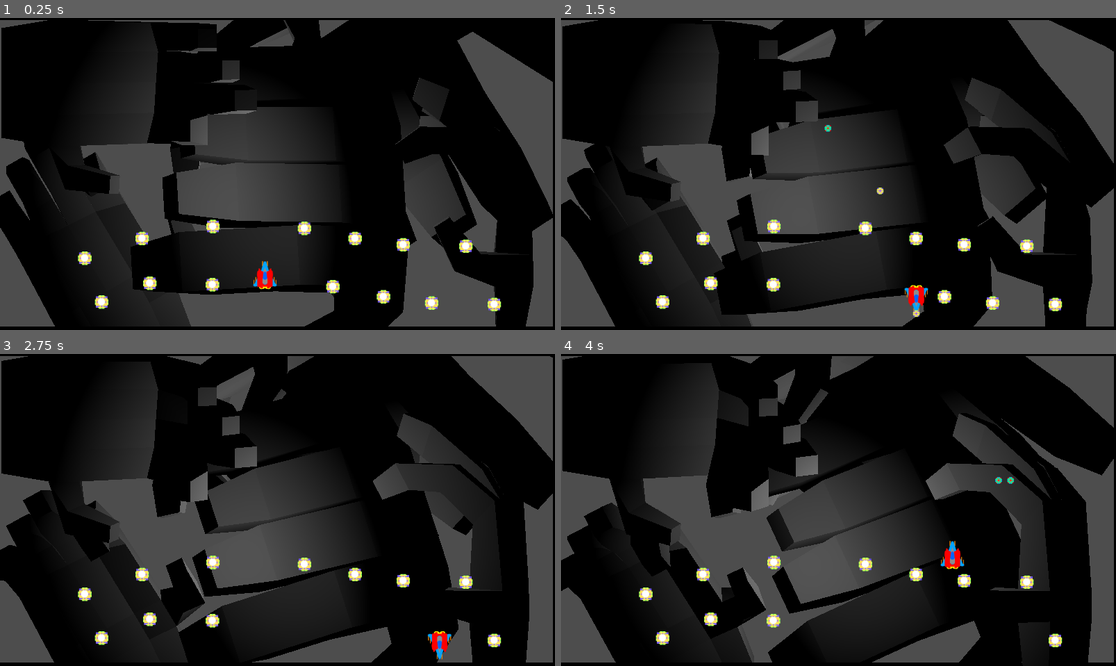
Above: before the commit, frames 1-4 (two rows, left to right).
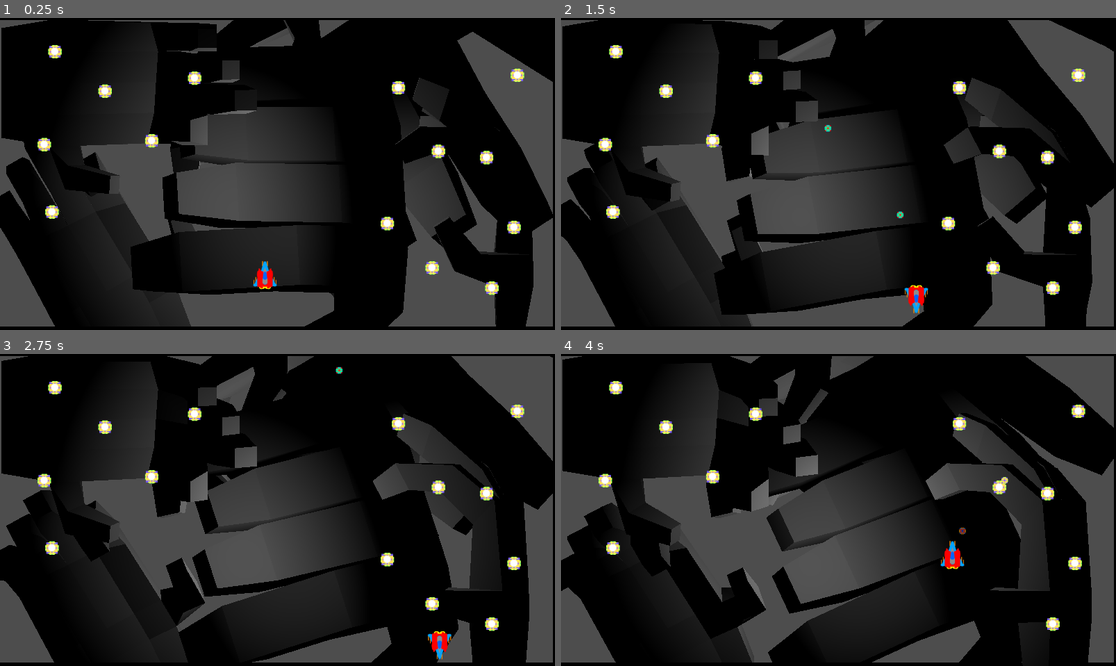
Above: after the commit, the same moments.

Repository: Gamkedo/Godot-Github-Sandbox
Game: Godot game, scene res://MainPlay.tscn
Same seed, same stepped clock (60 frames per second), same inputs: the game is played once before the commit and once after it.
Inputs:
- Up to frame 1 (0.25 s): no input
- Up to frame 2 (1.5 s): hold D (move right) 0.53-1.28 s; hold Space (shoot) 0.53-1.28 s; hold S (move down) from 1.28 s (still down); tap Space (shoot) at 1.35 s
- Up to frame 3 (2.75 s): release S (move down) at 2.03 s; hold D (move right) from 2.03 s (still down); hold Space (shoot) from 2.03 s (still down)
- Up to frame 4 (4 s): release D (move right) at 2.78 s; release Space (shoot) at 2.78 s; hold W (move up) 2.78-3.53 s; tap Space (shoot) at 2.85 s; hold A (move left) from 3.53 s (still down); hold Space (shoot) from 3.53 s (still down)

The runs differ from the first frame. In frame 1, 2.7% of the frame differs, in the area x 6-95%, y 8-94%; in frame 2, 2.7%; in frame 3, 2.4%; in frame 4, 2.3%.

Commit message:
Changed power-up layout
re-located starting power-up/ pick ups on the level. Test commit.

Diff:
--- a/MainPlay.tscn
+++ b/MainPlay.tscn
@@ -11,132 +11,132 @@
 [sub_resource type="RectangleShape2D" id="RectangleShape2D_ioben"]
 size = Vector2(17, 646)
 
-[node name="MainPlay" type="Node2D"]
+[node name="MainPlay" type="Node2D" unique_id=1835705958]
 
-[node name="Player" parent="." instance=ExtResource("1_kdrlo")]
+[node name="Player" parent="." unique_id=1607171277 instance=ExtResource("1_kdrlo")]
 position = Vector2(550, 534)
 
-[node name="Boundaries" type="StaticBody2D" parent="."]
+[node name="Boundaries" type="StaticBody2D" parent="." unique_id=280031885]
 
-[node name="Top" type="CollisionShape2D" parent="Boundaries"]
+[node name="Top" type="CollisionShape2D" parent="Boundaries" unique_id=1857356899]
 position = Vector2(586, 0)
 shape = SubResource("RectangleShape2D_c8lp0")
 
-[node name="Left" type="CollisionShape2D" parent="Boundaries"]
+[node name="Left" type="CollisionShape2D" parent="Boundaries" unique_id=418828798]
 position = Vector2(10, 317)
 shape = SubResource("RectangleShape2D_ioben")
 
-[node name="Right" type="CollisionShape2D" parent="Boundaries"]
+[node name="Right" type="CollisionShape2D" parent="Boundaries" unique_id=1815042575]
 position = Vector2(1171.5, 323)
 shape = SubResource("RectangleShape2D_ioben")
 
-[node name="Bottom" type="CollisionShape2D" parent="Boundaries"]
+[node name="Bottom" type="CollisionShape2D" parent="Boundaries" unique_id=56428248]
 position = Vector2(578, 646)
 shape = SubResource("RectangleShape2D_c8lp0")
 
-[node name="PowerupsTest" type="Node2D" parent="."]
+[node name="PowerupsTest" type="Node2D" parent="." unique_id=51032897]
 
-[node name="Powerup" parent="PowerupsTest" instance=ExtResource("2_4aj01")]
-position = Vector2(442, 433)
+[node name="Powerup" parent="PowerupsTest" unique_id=307557744 instance=ExtResource("2_4aj01")]
+position = Vector2(218, 152)
 
-[node name="Powerup2" parent="PowerupsTest" instance=ExtResource("2_4aj01")]
-position = Vector2(295, 458)
+[node name="Powerup2" parent="PowerupsTest" unique_id=1436776293 instance=ExtResource("2_4aj01")]
+position = Vector2(114, 70)
 
-[node name="Powerup3" parent="PowerupsTest" instance=ExtResource("2_4aj01")]
-position = Vector2(632, 437)
+[node name="Powerup3" parent="PowerupsTest" unique_id=868302097 instance=ExtResource("2_4aj01")]
+position = Vector2(827, 145)
 
-[node name="Powerup4" parent="PowerupsTest" instance=ExtResource("2_4aj01")]
-position = Vector2(737, 458)
+[node name="Powerup4" parent="PowerupsTest" unique_id=540590786 instance=ExtResource("2_4aj01")]
+position = Vector2(910, 277)
 
-[node name="Powerup5" parent="PowerupsTest" instance=ExtResource("2_4aj01")]
-position = Vector2(837, 471)
+[node name="Powerup5" parent="PowerupsTest" unique_id=1561843678 instance=ExtResource("2_4aj01")]
+position = Vector2(1010, 290)
 
-[node name="Powerup6" parent="PowerupsTest" instance=ExtResource("2_4aj01")]
-position = Vector2(967, 474)
+[node name="Powerup6" parent="PowerupsTest" unique_id=2002763540 instance=ExtResource("2_4aj01")]
+position = Vector2(1074, 119)
 
-[node name="Powerup8" parent="PowerupsTest" instance=ExtResource("2_4aj01")]
-position = Vector2(691, 558)
+[node name="Powerup8" parent="PowerupsTest" unique_id=1293524314 instance=ExtResource("2_4aj01")]
+position = Vector2(804, 427)
 
-[node name="Powerup9" parent="PowerupsTest" instance=ExtResource("2_4aj01")]
-position = Vector2(796, 579)
+[node name="Powerup9" parent="PowerupsTest" unique_id=1835471467 instance=ExtResource("2_4aj01")]
+position = Vector2(897, 519)
 
-[node name="Powerup10" parent="PowerupsTest" instance=ExtResource("2_4aj01")]
-position = Vector2(896, 592)
+[node name="Powerup10" parent="PowerupsTest" unique_id=1355556219 instance=ExtResource("2_4aj01")]
+position = Vector2(1021, 561)
 
-[node name="Powerup11" parent="PowerupsTest" instance=ExtResource("2_4aj01")]
-position = Vector2(1026, 595)
+[node name="Powerup11" parent="PowerupsTest" unique_id=1580405899 instance=ExtResource("2_4aj01")]
+position = Vector2(1067, 435)
 
-[node name="Powerup7" parent="PowerupsTest" instance=ExtResource("2_4aj01")]
-position = Vector2(176, 499)
+[node name="Powerup7" parent="PowerupsTest" unique_id=1079540536 instance=ExtResource("2_4aj01")]
+position = Vector2(92, 263)
 
-[node name="Powerup12" parent="PowerupsTest" instance=ExtResource("2_4aj01")]
-position = Vector2(311, 551)
+[node name="Powerup12" parent="PowerupsTest" unique_id=1337371304 instance=ExtResource("2_4aj01")]
+position = Vector2(315, 255)
 
-[node name="Powerup13" parent="PowerupsTest" instance=ExtResource("2_4aj01")]
-position = Vector2(441, 554)
+[node name="Powerup13" parent="PowerupsTest" unique_id=437550259 instance=ExtResource("2_4aj01")]
+position = Vector2(404, 125)
 
-[node name="Powerup14" parent="PowerupsTest" instance=ExtResource("2_4aj01")]
-position = Vector2(211, 590)
+[node name="Powerup14" parent="PowerupsTest" unique_id=1734493423 instance=ExtResource("2_4aj01")]
+position = Vector2(108, 403)
 
-[node name="3D background scene" type="Node" parent="."]
+[node name="3D background scene" type="Node" parent="." unique_id=1719504902]
 
-[node name="vr-hand2" parent="3D background scene" instance=ExtResource("3_y3jsb")]
+[node name="vr-hand2" parent="3D background scene" unique_id=2058888559 instance=ExtResource("3_y3jsb")]
 transform = Transform3D(-0.000978079, 0.999362, 0.0356885, -0.0273807, -0.0357019, 0.998987, 0.999625, -8.739e-08, 0.0273982, 32.4346, 0.0001297, 11.0338)
 script = ExtResource("4_6wt8j")
 spinZ = 1
 
-[node name="vr-hand3" parent="3D background scene" instance=ExtResource("3_y3jsb")]
+[node name="vr-hand3" parent="3D background scene" unique_id=736669020 instance=ExtResource("3_y3jsb")]
 transform = Transform3D(-0.00195617, 1.99872, 0.0713772, -1.9917, -0.00844068, 0.181775, 0.18196, -0.0709033, 1.99044, 22.3162, -18.5532, 3.98233)
 script = ExtResource("4_6wt8j")
 spinY = 1
 
-[node name="3D boundaries" type="Node" parent="3D background scene"]
+[node name="3D boundaries" type="Node" parent="3D background scene" unique_id=751205018]
 
-[node name="3d left" type="CSGBox3D" parent="3D background scene/3D boundaries"]
+[node name="3d left" type="CSGBox3D" parent="3D background scene/3D boundaries" unique_id=492612084]
 transform = Transform3D(1, 0, 0, 0, 1, 0, 0, 0, 1, -0.731264, 4.99725, 9.98039)
 size = Vector3(1, 1, 20.3375)
 
-[node name="3d top" type="CSGBox3D" parent="3D background scene/3D boundaries"]
+[node name="3d top" type="CSGBox3D" parent="3D background scene/3D boundaries" unique_id=928953868]
 transform = Transform3D(1, 0, 0, 0, 1, 0, 0, 0, 1, 17.4762, 4.99725, -0.271633)
 size = Vector3(36.7784, 1, 0.786194)
 
-[node name="3d bottom" type="CSGBox3D" parent="3D background scene/3D boundaries"]
+[node name="3d bottom" type="CSGBox3D" parent="3D background scene/3D boundaries" unique_id=2079868680]
 transform = Transform3D(1, 0, 0, 0, 1, 0, 0, 0, 1, 17.4762, 4.99725, 20.1256)
 size = Vector3(36.7784, 1, 0.72316)
 
-[node name="3d right" type="CSGBox3D" parent="3D background scene/3D boundaries"]
+[node name="3d right" type="CSGBox3D" parent="3D background scene/3D boundaries" unique_id=773281816]
 transform = Transform3D(1, 0, 0, 0, 1, 0, 0, 0, 1, 35.7226, 4.99725, 10.0399)
 size = Vector3(1, 1, 20.2183)
 
-[node name="OmniLight3D" type="OmniLight3D" parent="3D background scene"]
+[node name="OmniLight3D" type="OmniLight3D" parent="3D background scene" unique_id=1289470008]
 transform = Transform3D(1, 0, 0, 0, 1, 0, 0, 0, 1, 18.6197, 4.99725, 11.2573)
 omni_range = 17.632
 
-[node name="OmniLight3D2" type="OmniLight3D" parent="3D background scene"]
+[node name="OmniLight3D2" type="OmniLight3D" parent="3D background scene" unique_id=1873333501]
 transform = Transform3D(1, 0, 0, 0, 1, 0, 0, 0, 1, 18.6197, -47.5032, 11.2573)
 omni_range = 17.632
 
-[node name="vr-hand" parent="3D background scene" instance=ExtResource("3_y3jsb")]
+[node name="vr-hand" parent="3D background scene" unique_id=1024787125 instance=ExtResource("3_y3jsb")]
 transform = Transform3D(-1, 8.74228e-08, 3.48787e-16, -8.74228e-08, -1, -3.48787e-16, 3.48787e-16, -3.48787e-16, 1, 8.85775, 0.0001297, 1.15203)
 script = ExtResource("4_6wt8j")
 spinX = 1
 
-[node name="vr-hand4" parent="3D background scene" instance=ExtResource("3_y3jsb")]
+[node name="vr-hand4" parent="3D background scene" unique_id=187479431 instance=ExtResource("3_y3jsb")]
 transform = Transform3D(0.867805, -0.496869, 0.00602809, -0.0273807, -0.0357019, 0.998987, -0.496151, -0.867091, -0.0445869, 14.5462, -52.4897, 1.94917)
 script = ExtResource("4_6wt8j")
 spinZ = 1
 
-[node name="vr-hand5" parent="3D background scene" instance=ExtResource("3_y3jsb")]
+[node name="vr-hand5" parent="3D background scene" unique_id=2054191493 instance=ExtResource("3_y3jsb")]
 transform = Transform3D(0.158849, -1.05526, 1.69151, -1.9917, -0.00844069, 0.181775, -0.0887708, -1.69893, -1.05155, 16.6826, -71.0431, 7.21719)
 script = ExtResource("4_6wt8j")
 spinY = 1
 
-[node name="vr-hand6" parent="3D background scene" instance=ExtResource("3_y3jsb")]
+[node name="vr-hand6" parent="3D background scene" unique_id=1522916437 instance=ExtResource("3_y3jsb")]
 transform = Transform3D(0.497186, -4.34654e-08, 0.867644, -8.74228e-08, -1, -4.94013e-16, 0.867644, -7.58518e-08, -0.497186, 2.01567, -52.4897, 15.5058)
 script = ExtResource("4_6wt8j")
 spinX = 1
 
-[node name="Camera3D" type="Camera3D" parent="3D background scene"]
+[node name="Camera3D" type="Camera3D" parent="3D background scene" unique_id=1914985932]
 transform = Transform3D(1, -6.97574e-16, -1.5246e-23, -1.5246e-23, -4.37114e-08, 1, -6.97574e-16, -1, -4.37114e-08, 17.5481, 13.0985, 9.98588)
 projection = 1
 size = 20.0
Not shown: 1 places in MainPlay.tscn that only renumber resources
